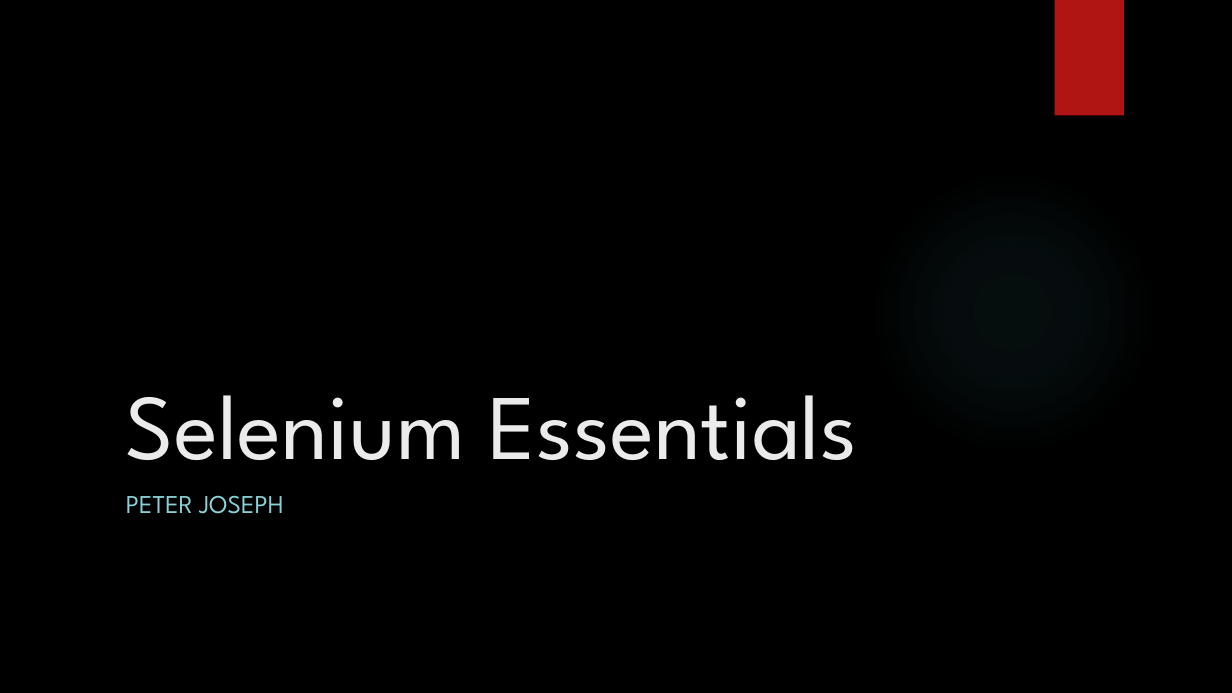
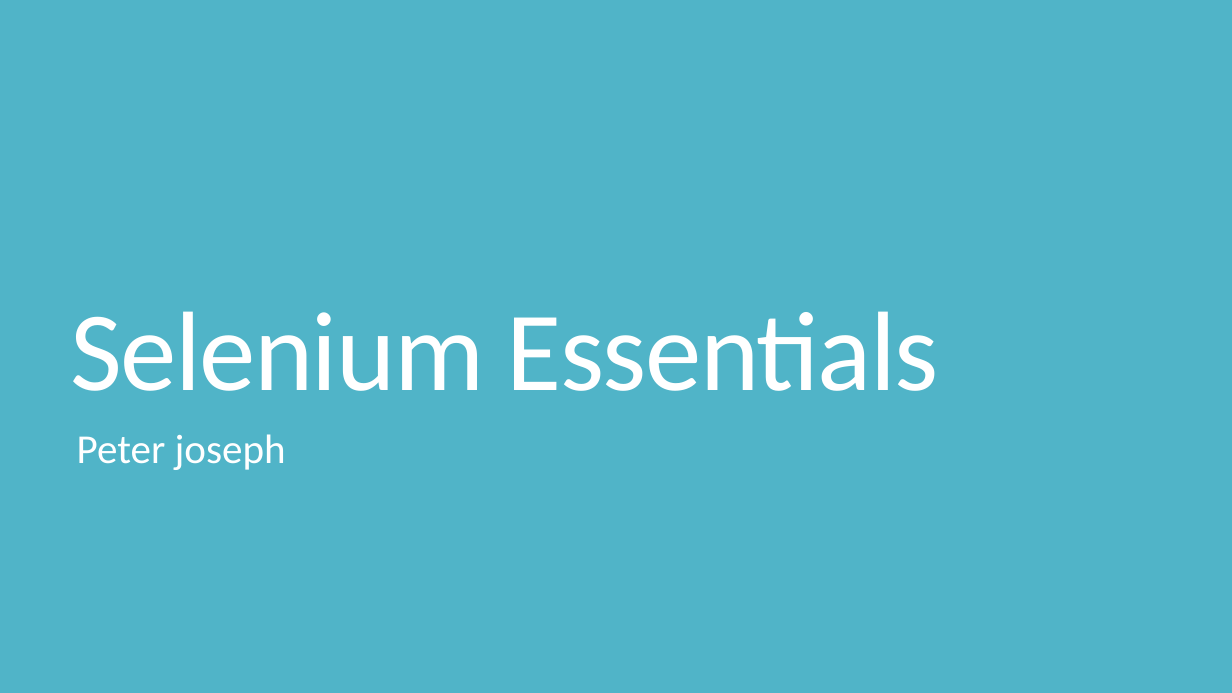
Before and after one commit to peterrexj/Selenium.Essentials, a slide deck: slide 1 of docs/resources/presentations/Selenium Essentials.pptx. Drawn at 1232x693 pixels with LibreOffice and Linux fonts; fonts in the diff are those of the drawing; background and template pictures are left out. Boxes give left, top, right and bottom in pixels: in the first picture for what was removed or moved away, otherwise in the second. Text is boxed around its words. In the diff, an @@ line names an element or a change of style, - is before the commit and + after.

Commit message:
changes to pptx

```diff
--- a/docs/resources/presentations/Selenium Essentials.pptx
+++ b/docs/resources/presentations/Selenium Essentials.pptx
@@ background picture (left out) to #50B4C8 @@
@@ rectangle removed at (1055, 0, 1124, 116) @@
@@ title "Selenium Essentials": place and size @@
-title "Selenium Essentials" at (126, 395, 857, 460)
+title "Selenium Essentials" at (70, 311, 939, 391)
@@ title "Selenium Essentials" at (70, 311, 939, 391): size 72 to 88 pt, font League Spartan to Calibri, text colour #EBEBEB to #FFFFFF, letter spacing 0 to -1.2 pt; line spacing 1 to 0.8 @@
@@ ellipse removed at (870, 169, 1154, 454) @@
@@ subtitle at (77, 434, 286, 470): text changed; size 20 to 32 pt; font League Spartan to Calibri; text colour #8AD0D6 to #FFFFFF @@
-PETER JOSEPH
+Peter joseph
```
Also in this commit, not shown: 1 other slide changed, 2 slides added, 4 other files.
